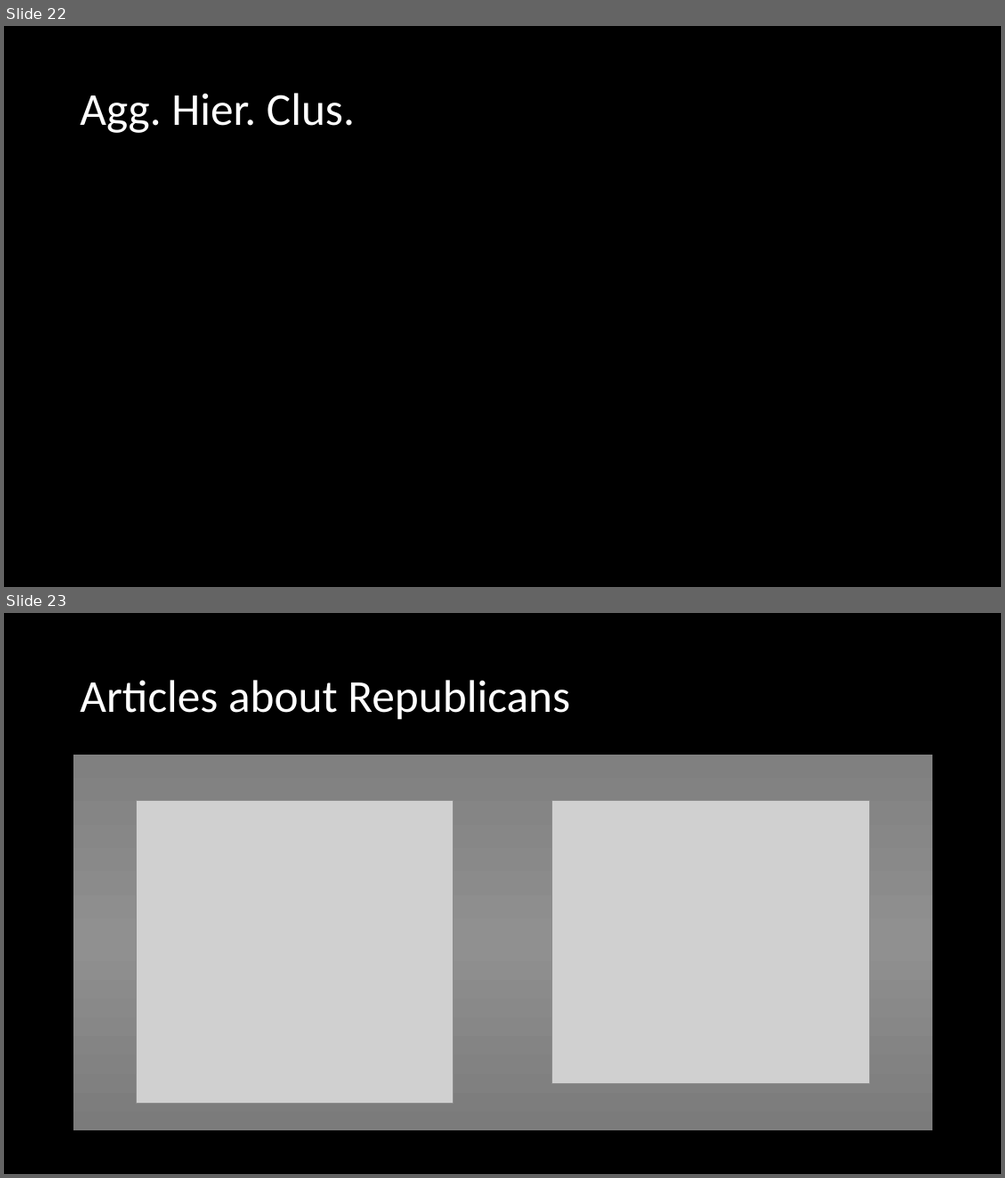
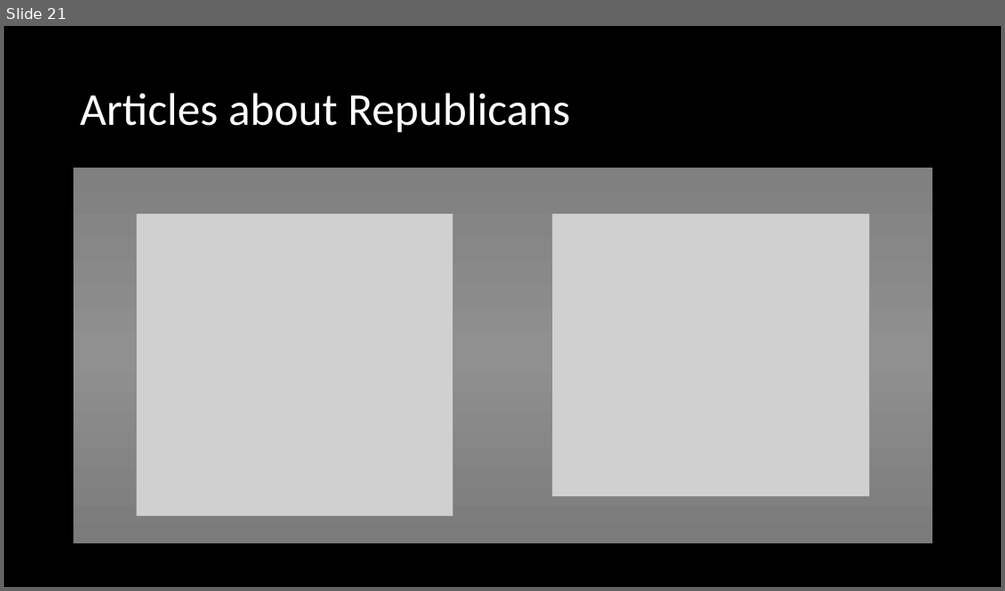
Before and after one commit to jrizcallah/Springboard, a slide deck: Springboard/capstone2/reports/sentiment_bias_presentation.pptx. Shown one above the other, each under a label of ours: slides 22 and 23 before the commit, slide 21 after it. The pictures are 1005x1178 and 1005x591 pixels, drawn with LibreOffice and Linux fonts; fonts in the diff are those of the drawing; grey boxes stand for pictures. Boxes give left, top, right and bottom in pixels: in the first picture for what was removed or moved away, otherwise in the second. Text is boxed around its words. In the diff, an @@ line names an element or a change of style, - is before the commit and + after.

```diff
--- a/Springboard/capstone2/reports/sentiment_bias_presentation.pptx
+++ b/Springboard/capstone2/reports/sentiment_bias_presentation.pptx
@@ slide 22 removed at <box>4,26,1001,587</box>, background #000000 @@
@@ title removed at <box>80,93,355,133</box> @@
-Agg. Hier. Clus.
@@ what was slide 23 is now slide 21 @@
```
Also in this commit, not shown: 1 slide changed, 8 slides added, 1 other slide removed, 9 other files.
